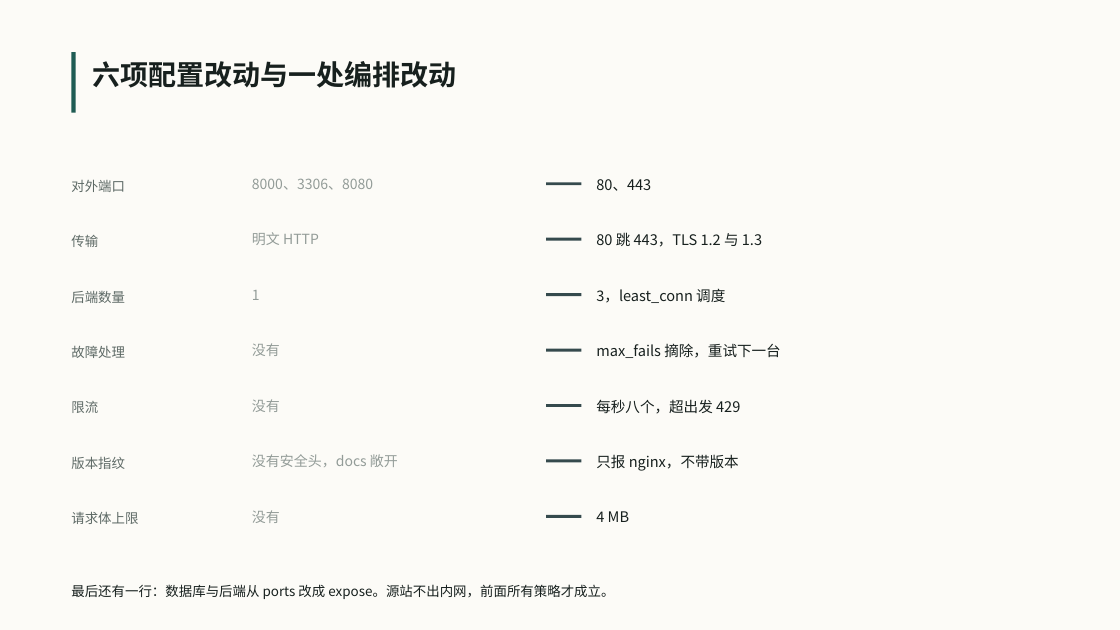
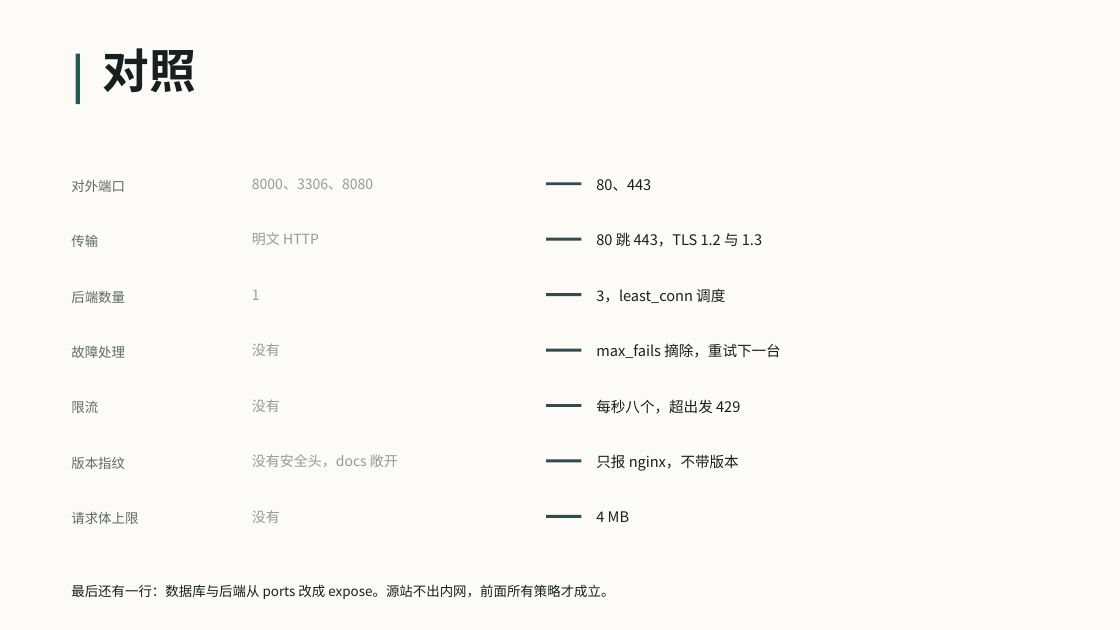
Before and after one commit to VesselPaper/symbiont, a slide deck: slide 16 of share/技术分享-应用代理与负载均衡.pptx. Drawn at 1120x630 pixels with LibreOffice and Linux fonts; fonts in the diff are those of the drawing. Boxes give left, top, right and bottom in pixels: in the first picture for what was removed or moved away, otherwise in the second. Text is boxed around its words. In the diff, an @@ line names an element or a change of style, - is before the commit and + after.

Commit message:
docs(share): 标题改成一个词，规则写进 AGENTS.md
- AGENTS.md 新增第八节：大标题用主题词、标题下不写小字、尽量不用表格、白底单色
- 19 页标题全部换成一个词：现状/问题/流程/转发/体积/坑/职责/限流/反代/端口/细节/取舍/算法/代价/对照/实测/结论/实景/演示
- 标题字号 24 提到 40，左侧竖线收短；七步页配置行提亮一档

```diff
--- a/share/技术分享-应用代理与负载均衡.pptx
+++ b/share/技术分享-应用代理与负载均衡.pptx
@@ rectangle resized from (x1=71, y1=52, x2=76, y2=113) to (x1=76, y1=54, x2=80, y2=104) @@
@@ text at (x1=102, y1=48, x2=195, y2=93): text changed; size 24 to 40 pt @@
-六项配置改动与一处编排改动
+对照
```
Also in this commit, not shown: 17 other slides changed, 1 slide added, 1 slide removed, 2 other files.
